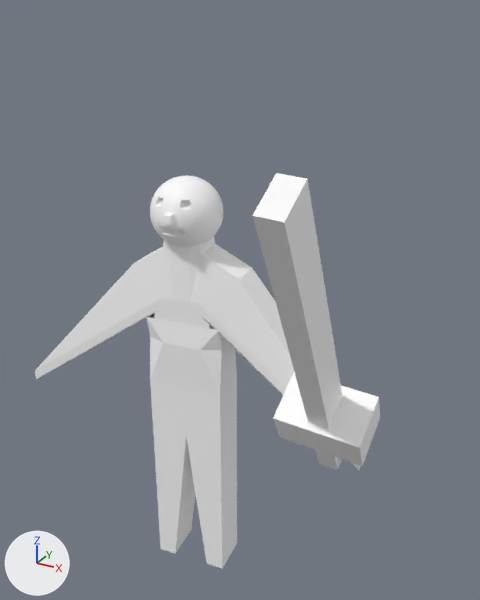
Before and after pictures for a commit that changed the FBX model Resources/strongAttack/strongAttack.fbx.
One viewpoint serves both versions: a 50 mm lens placed at (2.5, -3.66, 4.26), pointed at (0.47, 0.02, 2.42). Lighting does not change. The marker at lower left points along +X, +Y and +Z.

The first picture shows '立方体'.
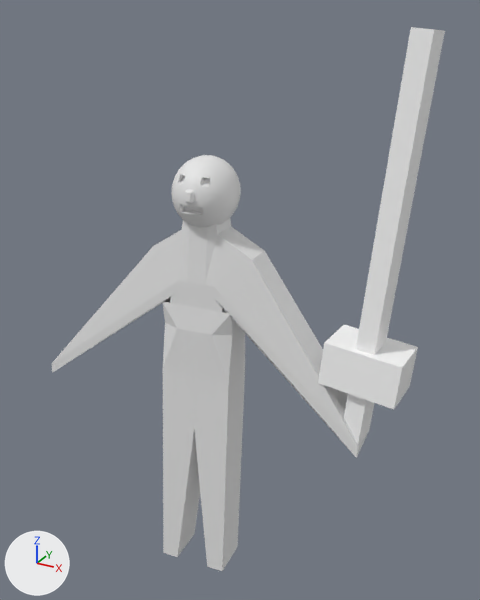
Boxes (x1, y1, x2, y2) around the edits, measured in the pictures (480 x 600 px; the box of a moved part takes in the faces that stretch with it):
'立方体', reshaped, moved, turned, rescaled: before (35, 173, 380, 569); after (52, 27, 445, 571)
part 1 of me_立方体mesh, moved or reshaped: before (150, 175, 223, 247); after (172, 155, 241, 227)
part 2 of me_立方体mesh, moved or reshaped: before (35, 236, 361, 569); after (52, 218, 367, 571)
part 3 of me_立方体mesh, recoloured: before (252, 173, 380, 470); after (318, 27, 445, 444)

The change in detail:
Material 'Material.001' (mat_material_001) is new.
Its base color is (0.8, 0.8, 0.8) (white #e7e7e7).
Material 'None' (mat_none) is new.
Its texture is img_player_png (with its transparency).
Its roughness is 0.293.
me_立方体mesh is used by ob_立方体; location (0.0, 0.0, 0.0); rotation (1.571, 0.0, 0.0), in degrees (90, 0, 0); scale (1.05, 1.05, 1.05).
me_立方体mesh had 8094 vertices, 16160 faces and spanned x -1.29..1.45, y -0.01..3.46, z -0.31..1.31.
me_立方体mesh now has 8094 vertices, 16160 faces and spans x -1.44..1.45, y -0.02..3.46, z -0.89..1.31.
me_立方体mesh part 1: the loose piece of 7938 vertices spanning x -0.19..0.29, y 2.62..3.08, z -0.27..0.24 is turned 32.2 degrees about the x axis through its middle, then moved by (-0.14, -0.38, 0.82), in mat_material_001 (white #e7e7e7).
me_立方体mesh part 2: the loose piece of 140 vertices spanning x -1.29..1.34, y -0.01..2.97, z -0.31..0.24 is turned 32.2 degrees about the x axis through its middle, then moved by (-0.14, -0.15, 0.09), in mat_material_001 (white #e7e7e7).
me_立方体mesh part 3: 12 faces spanning x 0.87..1.45, y 1.2..3.46, z -0.23..1.31 switch from mat_マテリアル to mat_none (picture img_player_png).
me_立方体mesh now uses material mat_material_001 (white #e7e7e7).
Object '立方体' (ob_立方体) moves from (0.0, 0.0, 0.0) to (0.141, -0.622, 0.327).
Object '立方体' (ob_立方体) turns from (90, 0, 0) to (54, 0, 0) degrees about x, y and z.
Object '立方体' (ob_立方体) is rescaled from (1.05, 1.05, 1.05) to (1.0, 1.11, 1.08).
